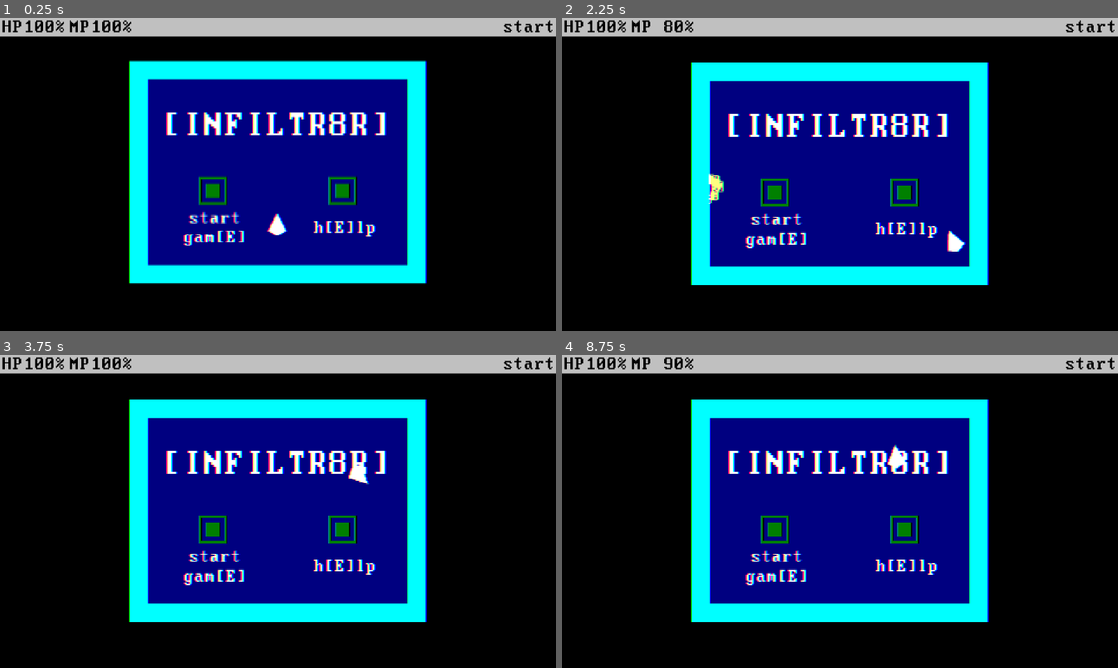
Above: before the commit, frames 1-4 (two rows, left to right).
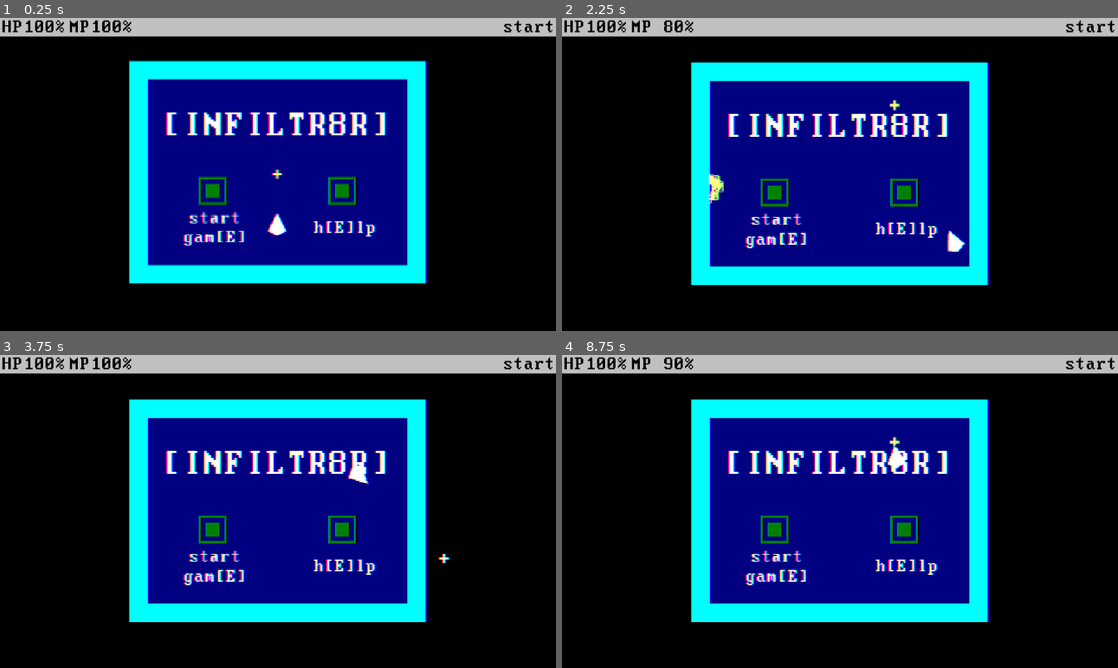
Above: after the commit, the same moments.

Repository: SnappyDragon64/INFILTR8R
Game: Godot game, scene res://main.tscn
Two runs of this game, one before a commit and one after it. Both use one fixed random seed, a clock stepped at 60 frames per second and the inputs below.
Inputs (mouse positions are in pixels of both pictures, inside the frame that each line leads up to):
- Up to frame 1 (0.25 s): no input
- Up to frame 2 (2.25 s): tap Enter at 0.5 s; move the mouse to (962, 158) at 0.52 s; hold D (move_right) 0.53-1.28 s; tap Space (dash) at 0.6 s; move the mouse to (728, 190) at 1.27 s; hold S (move_down) 1.28-2.03 s; right-click (728, 190) at 1.35 s; move the mouse to (895, 105) at 2.02 s; hold D (move_right) from 2.03 s (still down); hold E (interact) from 2.03 s (still down)
- Up to frame 3 (3.75 s): tap Space (dash) at 2.75 s; move the mouse to (250, 574) at 2.77 s; release D (move_right) at 2.78 s; release E (interact) at 2.78 s; hold W (move_up) 2.78-3.53 s; tap Z (shoot) at 2.85 s; move the mouse to (444, 558) at 3.52 s; hold A (move_left) from 3.53 s (still down); hold Shift (sneak) from 3.53 s (still down)
- Up to frame 4 (8.75 s): move the mouse to (673, 464) at 4.27 s; release Shift (sneak) at 4.28 s; tap Space (dash) at 4.35, 8.1 s; move the mouse to (867, 511) at 5.02 s; release A (move_left) at 5.03 s; hold S (move_down) 5.03-5.78 s; right-click (867, 511) at 5.1 s; move the mouse to (756, 433) at 5.77 s; hold D (move_right) 5.78-6.53 s; tap E (interact) at 5.85 s; move the mouse to (962, 495) at 6.52 s; hold W (move_up) 6.53-7.28 s; hold Z (shoot) 6.53-7.28 s; move the mouse to (728, 527) at 7.27 s; hold D (move_right) 7.28-8.03 s; tap Shift (sneak) at 7.35 s; move the mouse to (895, 442) at 8.02 s; hold S (move_down) from 8.03 s (still down)

The runs differ from the first frame. In frame 1, less than 0.1% of the frame differs, in the area x 48-51%, y 48-52%; in frame 2, less than 0.1%; in frame 3, less than 0.1%; in frame 4, less than 0.1%, in the area x 58-61%, y 26-30%.

Commit message:
Added cursor

Diff:
--- a/entity/player.gd
+++ b/entity/player.gd
@@ -175,10 +175,13 @@
 func _input(event):
 	if event is InputEventKey:
 		controller_mode = false
+		Signals.controller_mode.emit(false)
 	elif event is InputEventJoypadButton:
 		controller_mode = true
+		Signals.controller_mode.emit(true)
 	elif event is InputEventMouse:
 		controller_mode = false
+		Signals.controller_mode.emit(false)
 
 func _kill():
 	Signals.update_health.emit(0, max_health)
--- /dev/null
+++ b/game/cursor.gd
@@ -0,0 +1,10 @@
+extends Sprite2D
+
+func _ready():
+	Signals.controller_mode.connect(_on_controller_mode)
+
+func _process(_delta):
+	position = get_global_mouse_position()
+
+func _on_controller_mode(flag):
+	set_visible(not flag)
--- /dev/null
+++ b/game/cursor.tscn
@@ -0,0 +1,12 @@
+[gd_scene load_steps=4 format=3 uid="uid://16q0nudemu6g"]
+
+[ext_resource type="Material" uid="uid://1du44ui3ob4a" path="res://asset/shader/material/invert.tres" id="1_7bgvw"]
+[ext_resource type="Texture2D" uid="uid://bbgcmom7mumri" path="res://asset/sprite/misc/cursor.png" id="2_6cjpd"]
+[ext_resource type="Script" path="res://game/cursor.gd" id="3_46q4v"]
+
+[node name="cursor" type="Sprite2D"]
+z_index = 1000
+material = ExtResource("1_7bgvw")
+scale = Vector2(4, 4)
+texture = ExtResource("2_6cjpd")
+script = ExtResource("3_46q4v")
--- a/game/game.tscn
+++ b/game/game.tscn
@@ -1,10 +1,11 @@
-[gd_scene load_steps=8 format=3 uid="uid://de82jnl422bip"]
+[gd_scene load_steps=9 format=3 uid="uid://de82jnl422bip"]
 
 [ext_resource type="Script" path="res://game/level.gd" id="1_5muey"]
 [ext_resource type="PackedScene" uid="uid://dtyofg8prc2qt" path="res://game/hud.tscn" id="2_kf7o0"]
 [ext_resource type="Shader" path="res://asset/shader/pixelate.gdshader" id="3_dsp34"]
 [ext_resource type="Shader" path="res://asset/shader/chromatic_aberration.gdshader" id="4_cabgy"]
 [ext_resource type="PackedScene" uid="uid://r1lncflk6w46" path="res://game/glitch_effect.tscn" id="5_brfv3"]
+[ext_resource type="PackedScene" uid="uid://16q0nudemu6g" path="res://game/cursor.tscn" id="6_2kl1s"]
 
 [sub_resource type="ShaderMaterial" id="ShaderMaterial_kbvnx"]
 shader = ExtResource("3_dsp34")
@@ -56,3 +57,5 @@
 layer = 4
 
 [node name="hud" parent="hud_layer" instance=ExtResource("2_kf7o0")]
+
+[node name="cursor" parent="." instance=ExtResource("6_2kl1s")]
--- a/game/signals.gd
+++ b/game/signals.gd
@@ -19,6 +19,7 @@
 signal heavy()
 signal kill()
 signal god_mode(duration)
+signal controller_mode(flag)
 
 # EVENT
 signal event(id)
--- a/project.godot
+++ b/project.godot
@@ -127,6 +127,12 @@
 , Object(InputEventJoypadButton,"resource_local_to_scene":false,"resource_name":"","device":-1,"button_index":2,"pressure":0.0,"pressed":true,"script":null)
 ]
 }
+peek={
+"deadzone": 0.5,
+"events": [Object(InputEventKey,"resource_local_to_scene":false,"resource_name":"","device":-1,"window_id":0,"alt_pressed":false,"shift_pressed":false,"ctrl_pressed":false,"meta_pressed":false,"pressed":false,"keycode":0,"physical_keycode":4194326,"key_label":0,"unicode":0,"echo":false,"script":null)
+, Object(InputEventJoypadMotion,"resource_local_to_scene":false,"resource_name":"","device":-1,"axis":4,"axis_value":1.0,"script":null)
+]
+}
 
 [layer_names]
 
Binary file added: asset/sprite/misc/cursor.png
Not shown, added: asset/sprite/misc/cursor.png.import
